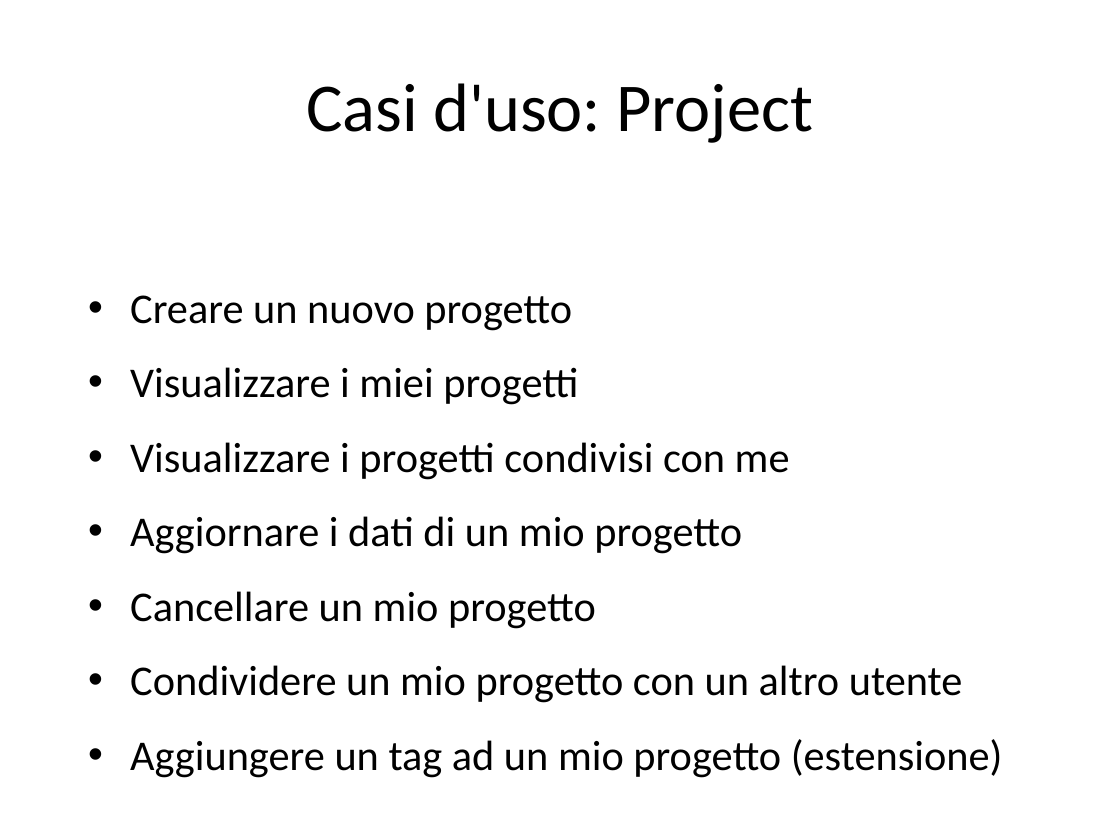
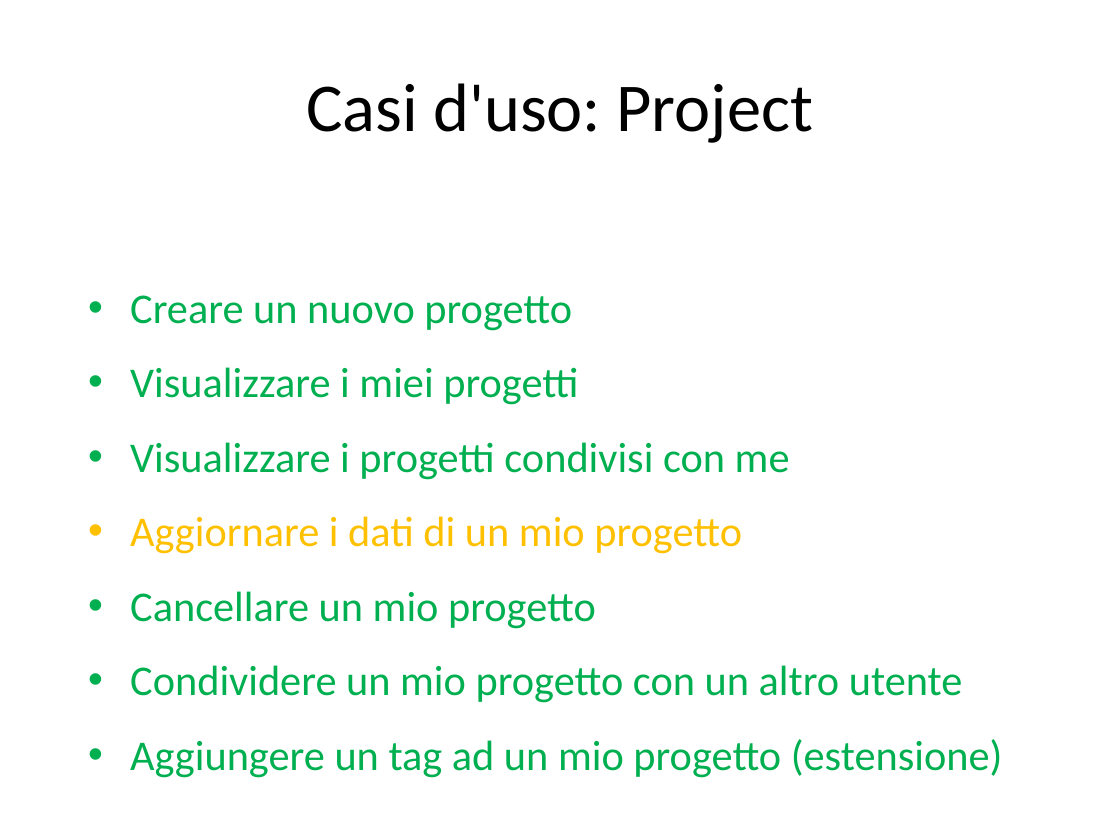
Before and after one commit to JohnnyWalkerRed/SIW-ProjectManager, a slide deck: slide 7 of Direttive progetto e class diagram/siw-progetto-giugno-2020.pptx. Drawn at 1120x840 pixels with LibreOffice and Linux fonts; fonts in the diff are those of the drawing. Boxes give left, top, right and bottom in pixels: in the first picture for what was removed or moved away, otherwise in the second. Text is boxed around its words. In the diff, an @@ line names an element or a change of style, - is before the commit and + after.

```diff
--- a/Direttive progetto e class diagram/siw-progetto-giugno-2020.pptx
+++ b/Direttive progetto e class diagram/siw-progetto-giugno-2020.pptx
@@ text "Creare un nuovo progetto" at [130, 295, 1003, 778]: text colour #000000 to #00B050 in "Creare un nuovo progetto", "Visualizzare i miei progetti", "Visualizzare i progetti condivisi con me", "Cancellare un mio progetto" and 2 more places; text colour #000000 to #FFC000 in "Aggiornare i dati di un mio progetto" @@
```
Also in this commit, not shown: 5 other slides changed, 2 other files.
